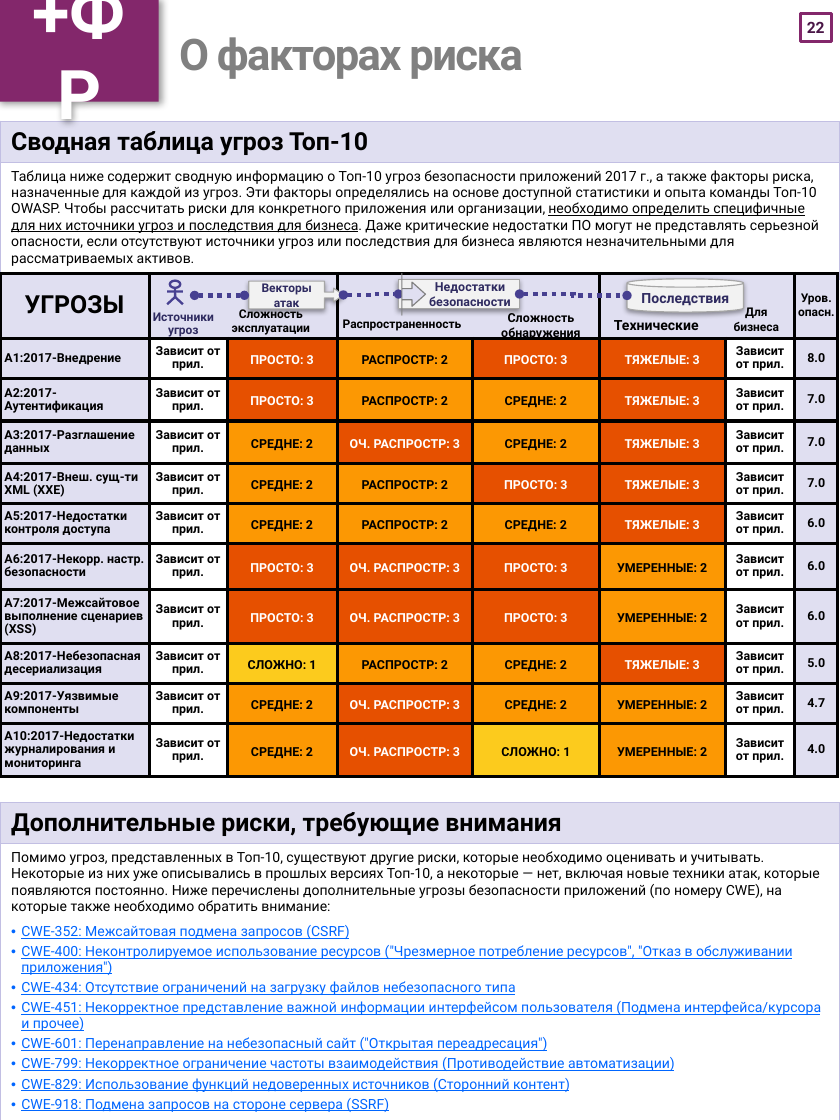
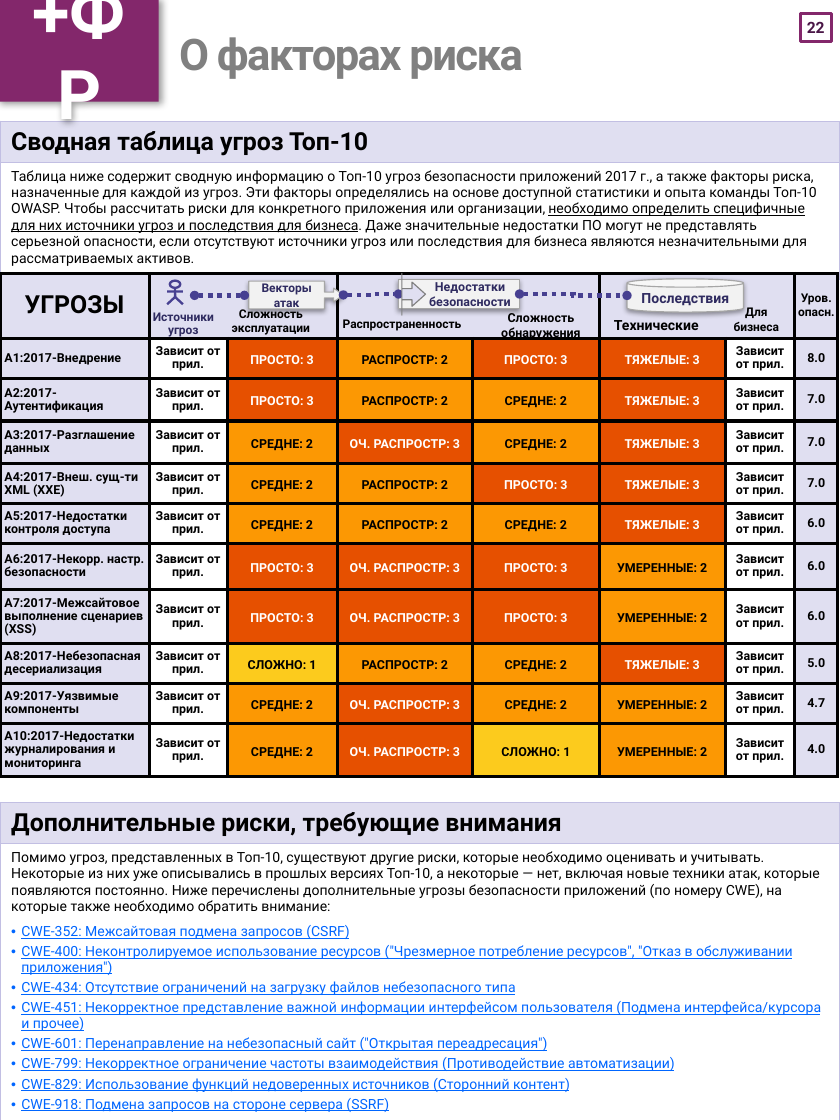
Before and after one commit to OWASP/Top10, a slide deck: slide 23 of 2017/OWASP Top 10-2017-ru.pptx. Drawn at 840x1120 pixels with LibreOffice and Linux fonts; fonts in the diff are those of the drawing. Boxes give left, top, right and bottom in pixels: in the first picture for what was removed or moved away, otherwise in the second. Text is boxed around its words. In the diff, an @@ line names an element or a change of style, - is before the commit and + after.

```diff
--- a/2017/OWASP Top 10-2017-ru.pptx
+++ b/2017/OWASP Top 10-2017-ru.pptx
@@ table at box(0, 121, 840, 279) @@
-row 2, column 1: Таблица ниже содержит сводную информацию о Топ-10 угроз безопасности приложений 2017 г., а также факторы риска, назначенные для каждой из угроз. Эти факторы определялись на основе доступной статистики и опыта команды Топ-10 OWASP. Чтобы рассчитать риски для конкретного приложения или организации, необходимо определить специфичные для них источники угроз и последствия для бизнеса. Даже критические недостатки ПО могут не представлять серьезной опасности, если отсутствуют источники угроз или последствия для бизнеса являются незначительными для рассматриваемых активов.
+row 2, column 1: Таблица ниже содержит сводную информацию о Топ-10 угроз безопасности приложений 2017 г., а также факторы риска, назначенные для каждой из угроз. Эти факторы определялись на основе доступной статистики и опыта команды Топ-10 OWASP. Чтобы рассчитать риски для конкретного приложения или организации, необходимо определить специфичные для них источники угроз и последствия для бизнеса. Даже значительные недостатки ПО могут не представлять серьезной опасности, если отсутствуют источники угроз или последствия для бизнеса являются незначительными для рассматриваемых активов.
```
Also in this commit, not shown: 19 other slides changed, 14 other files.
